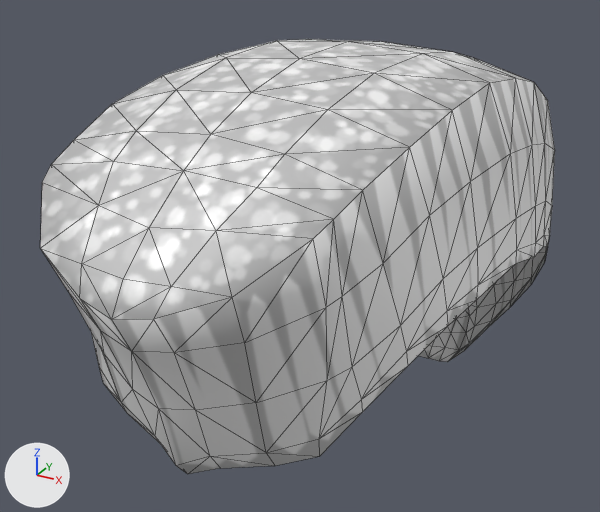
Before and after pictures for a commit that changed the glTF model assets/models/hair_mohawk-1-blue.glb.
Rendered twice from a 50 mm lens placed at (0.212, -0.46, 1.022), pointed at (-0.031, -0.017, 0.8). Arrows for +X, +Y and +Z are at lower left; the lights stay in place. Mesh edges are drawn as thin lines.

The first picture shows 'hair_male_mohawk1'.
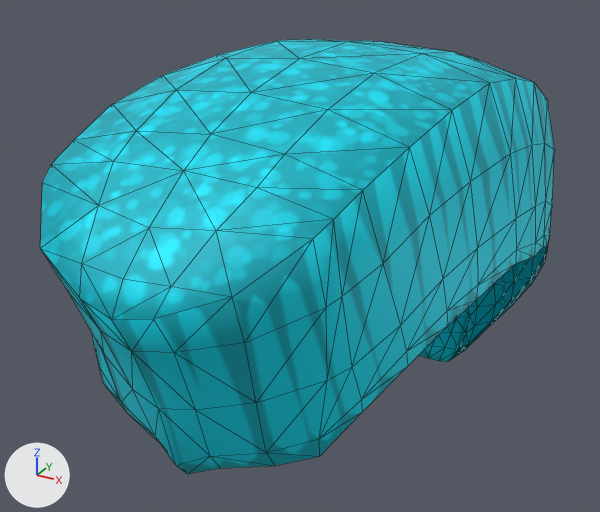
The change, as JSON lines over the scene's bpy script:
```json
{"op": "add", "block": "mat_hair_mohawk1", "code": "n5 = _N.new('ShaderNodeMix'); n5.name = 'Mix'"}
{"op": "add", "block": "mat_hair_mohawk1", "code": "n5.data_type = 'RGBA'"}
{"op": "add", "block": "mat_hair_mohawk1", "code": "n5.blend_type = 'MULTIPLY'"}
{"op": "add", "block": "mat_hair_mohawk1", "code": "n5.inputs[0].default_value = 1.0  # 'Factor'"}
{"op": "add", "block": "mat_hair_mohawk1", "code": "n5.inputs[7].default_value = (0.0, 0.823, 1.0, 1.0)  # 'B', cyan #00eaff"}
{"block": "mat_hair_mohawk1", "where": "n2 = _N.new('ShaderNodeTexImage'); n2.name = 'Image Texture'"}
{"block": "mat_hair_mohawk1", "where": "n0 = _N.new('ShaderNodeBsdfPrincipled'); n0.name = 'Principled BSDF'"}
{"op": "remove", "block": "mat_hair_mohawk1", "code": "_L.new(n2.outputs[0], n0.inputs[0])  # 'Color' to 'Base Color'"}
{"op": "add", "block": "mat_hair_mohawk1", "code": "_L.new(n5.outputs[2], n0.inputs[0])  # 'Result' to 'Base Color'"}
{"op": "add", "block": "mat_hair_mohawk1", "code": "_L.new(n2.outputs[0], n5.inputs[6])  # 'Color' to 'A'"}
```

Changed parts and their boxes [x1, y1, x2, y2] in the pictures (600 x 512 px):
```json
{"object": "hair_male_mohawk1", "change": "recoloured", "before": [41, 39, 555, 474], "after": [41, 39, 555, 474], "on screen": "grey to cyan"}
```
